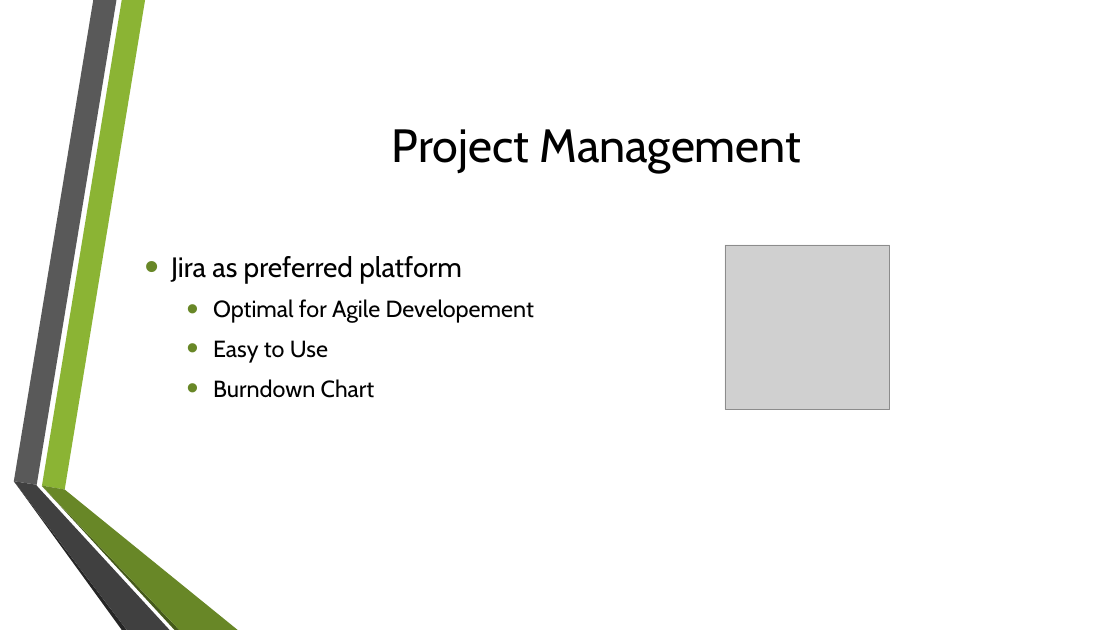
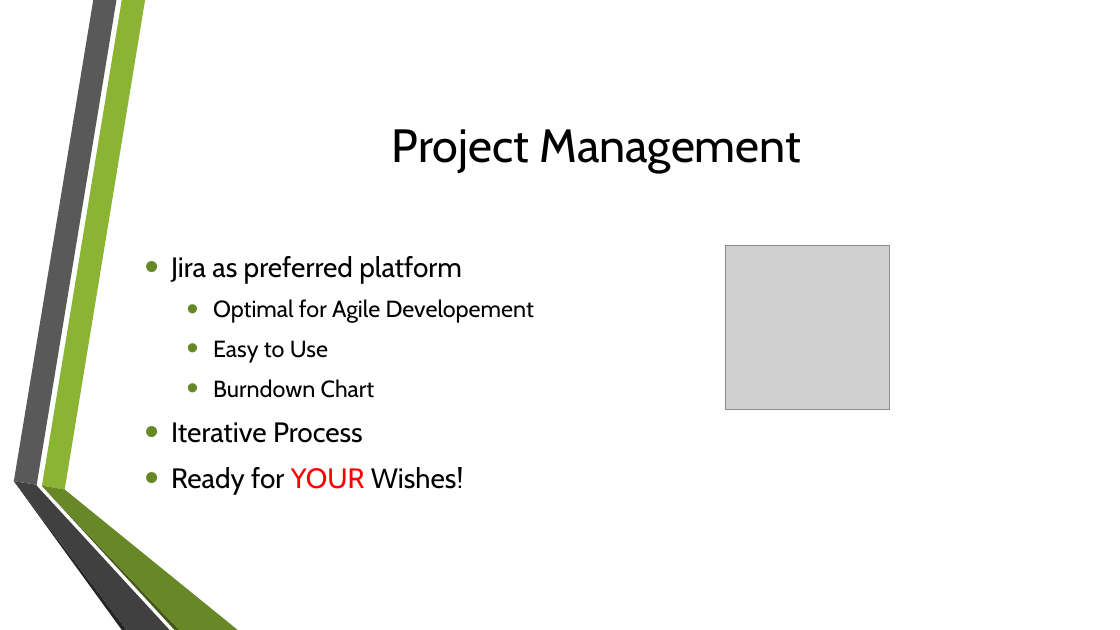
Before and after one commit to GamingBets/documents, a slide deck: slide 7 of Gaming-Bets.pptx. Drawn at 1120x630 pixels with LibreOffice and Linux fonts; fonts in the diff are those of the drawing; grey boxes stand for pictures; background and template pictures are left out. Boxes give left, top, right and bottom in pixels: in the first picture for what was removed or moved away, otherwise in the second. Text is boxed around its words. In the diff, an @@ line names an element or a change of style, - is before the commit and + after.

```diff
--- a/Gaming-Bets.pptx
+++ b/Gaming-Bets.pptx
@@ text at <box>171,422,463,495</box>: paragraphs added @@
+• Iterative Process
+• Ready for YOUR Wishes!
```
Also in this commit, not shown: 1 other slide changed, 1 slide removed, 2 other files.
